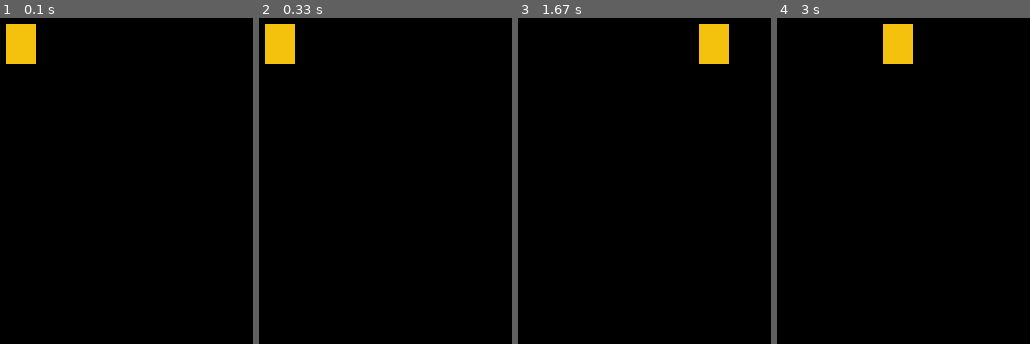
Above: before the commit, frames 1-4 (left to right).
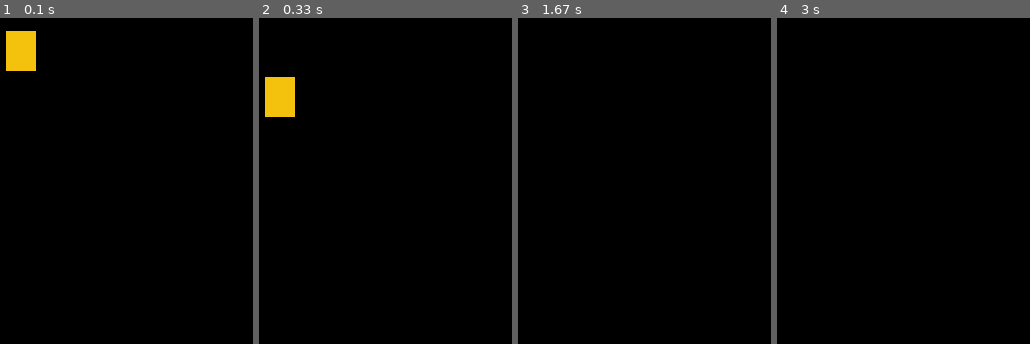
Above: after the commit, the same moments.

Repository: Seigakuin/platformer
Game: pygame game, started from main.py
Two runs of this game, one before a commit and one after it. Both use one fixed random seed, a clock stepped at 60 frames per second and the inputs below.
Inputs:
- Up to frame 1 (0.1 s): no input
- Up to frame 2 (0.33 s): no input
- Up to frame 3 (1.67 s): hold Right 0.33-0.8 s; hold Right 0.83-1.3 s; hold Left from 1.33 s (still down)
- Up to frame 4 (3 s): release Left at 1.87 s

The runs differ from the first frame. In frame 1, 0.5% of the frame differs, in the area x 2-15%, y 1-17%; in frame 2, 2.9%, in the area x 2-15%, y 1-31%; in frame 3, 1.5%; in frame 4, 1.5%.

Commit message:
add gravity

Diff:
--- a/sprites.py
+++ b/sprites.py
@@ -21,7 +21,8 @@
         self.vy = 0
 
     def update(self):
-        self.acc = vec(0, 0)
+        # 重力を足す
+        self.acc = vec(0, 0.5)
         keys = pg.key.get_pressed()
         if keys[pg.K_LEFT]:
             self.acc.x = -PLAYER_ACC
